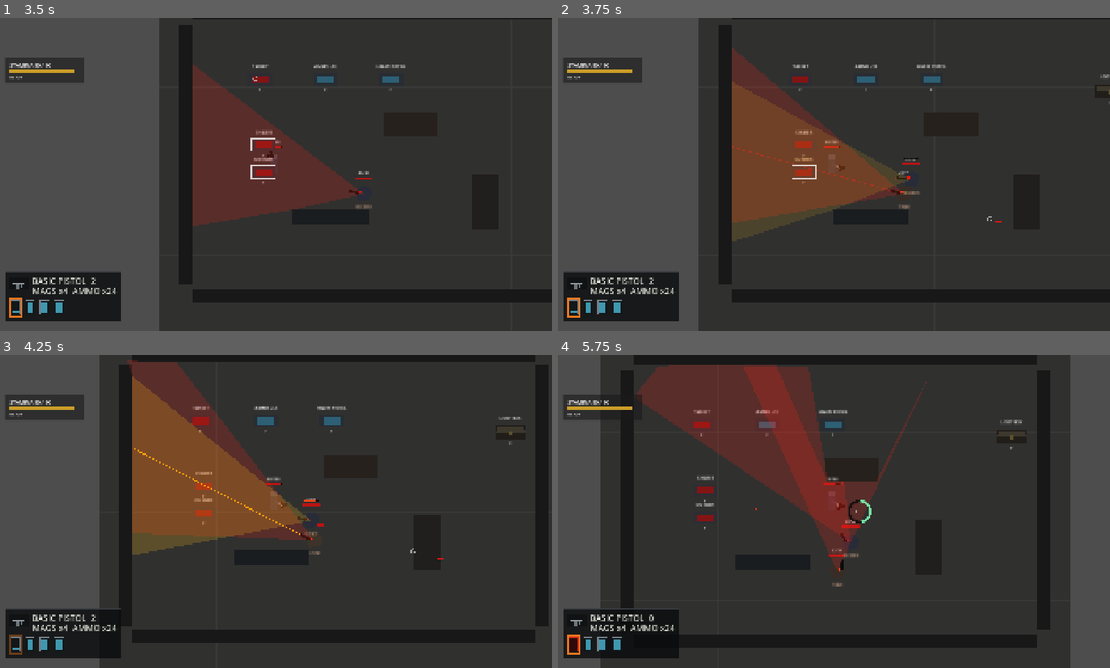
Above: before the commit, frames 1-4 (two rows, left to right).
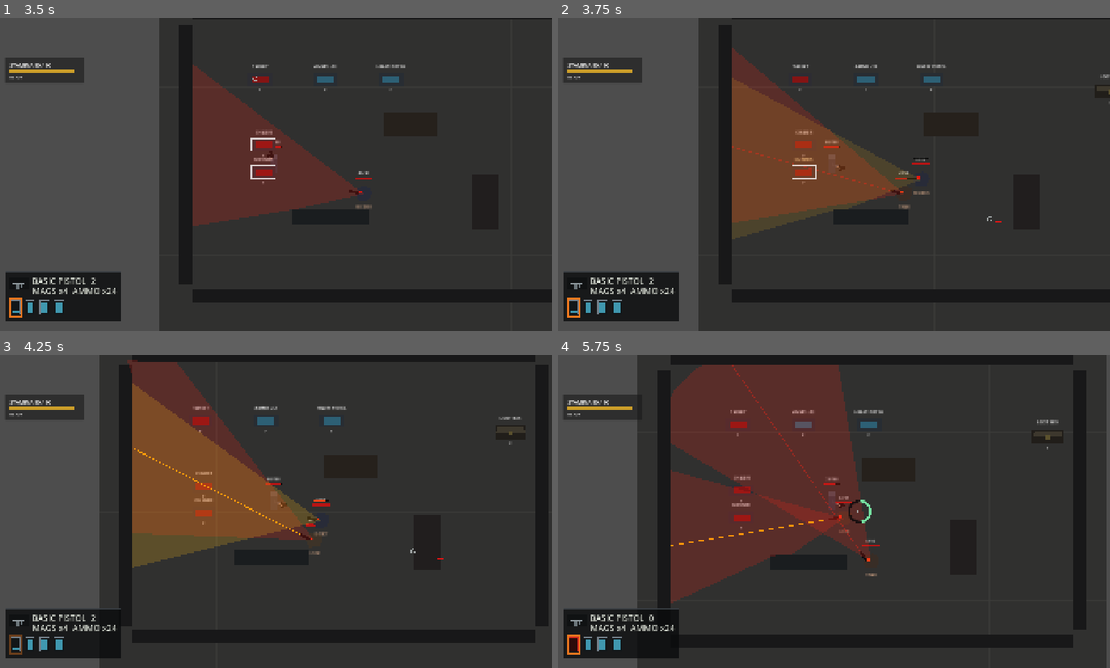
Above: after the commit, the same moments.

Repository: YuiTatsuki1011/projekt-black
Game: Godot game, scene res://scenes/levels/top_down_test_level.tscn
Two runs of this game, one before a commit and one after it. Both use one fixed random seed, a clock stepped at 60 frames per second and the inputs below.
Inputs (mouse positions are in pixels of both pictures, inside the frame that each line leads up to):
- Up to frame 1 (3.5 s): tap Enter at 0.5 s; move the mouse to (397, 158) at 0.52 s; hold D (move_right) 0.53-1.25 s; tap F (interact) at 0.6, 2.3 s; click (397, 158) at 0.67 s; tap W (move_up) at 0.77 s; drag from (160, 190) to (276, 174) at 1.27 s; move the mouse to (331, 105) at 2.02 s; hold A (move_left) 2.03-2.75 s; tap Shift (dodge) at 2.1 s; drag from (248, 237) to (253, 77) at 2.77 s
- Up to frame 2 (3.75 s): tap Space at 3.5 s; move the mouse to (999, 221) at 3.52 s; hold D (move_right) from 3.53 s (still down); tap F (interact) at 3.6 s
- Up to frame 3 (4.25 s): keep holding D (move_right); tap W (move_up) at 3.77 s
- Up to frame 4 (5.75 s): release D (move_right) at 4.25 s; drag from (662, 464) to (822, 420) at 4.27 s; move the mouse to (861, 511) at 5.02 s; hold D (move_right) from 5.03 s (still down); tap F (interact) at 5.1 s; click (861, 511) at 5.17 s

Frame 1 is identical in both runs. In frame 2, 0.5% of the frame differs, in the area x 31-68%, y 36-72%; in frame 3, 1.3%; in frame 4, 27%, in the area x 7-100%, y 0-100%.

Commit message:
Add enemy group pursuit positioning

Diff:
--- a/scripts/enemies/top_down_chaser_enemy.gd
+++ b/scripts/enemies/top_down_chaser_enemy.gd
@@ -58,6 +58,10 @@
 @export var corner_clearing_sweep_speed: float = 5.5
 @export var search_probe_radius: float = 88.0
 @export var search_probe_investigation_time: float = 0.8
+@export var group_tactics_enabled: bool = true
+@export var group_tactic_range: float = 300.0
+@export var flank_offset_distance: float = 84.0
+@export var rear_pressure_offset_distance: float = 116.0
 @export var debug_vision_visible: bool = true
 @export var debug_vision_focus_distance: float = 380.0
 @export var debug_vision_segments: int = 24
@@ -187,7 +191,8 @@
 	if _is_investigating_last_seen and _attack_state == AttackState.CHASE:
 		return
 
-	var to_target := _last_seen_target_position - global_position
+	var pursuit_position := _get_group_pursuit_position(_last_seen_target_position)
+	var to_target := pursuit_position - global_position
 	var target_distance := to_target.length()
 	var target_direction := to_target / target_distance if target_distance > 0.01 else _attack_direction
 	_apply_separation_velocity(target_distance, target_direction)
@@ -195,9 +200,9 @@
 	match _attack_state:
 		AttackState.CHASE:
 			if target_distance > desired_target_separation:
-				var move_direction := _get_navigation_direction_to(_last_seen_target_position, target_direction)
+				var move_direction := _get_navigation_direction_to(pursuit_position, target_direction)
 				velocity += move_direction * move_speed
-				if _has_line_of_sight_to_position(_last_seen_target_position):
+				if _has_line_of_sight_to_position(pursuit_position):
 					_set_facing(to_target)
 				else:
 					_turn_facing_toward(_get_corner_clearing_direction(move_direction, target_direction, delta), delta)
@@ -275,6 +280,60 @@
 		return fallback_direction
 
 	return to_next.normalized()
+
+
+func _get_group_pursuit_position(base_position: Vector2) -> Vector2:
+	var role_index := _get_group_tactic_role_index()
+	if role_index < 0:
+		return base_position
+
+	var approach_direction := (base_position - global_position).normalized()
+	if approach_direction.length_squared() <= 0.01:
+		approach_direction = _facing_direction.normalized()
+	if approach_direction.length_squared() <= 0.01:
+		return base_position
+
+	var side_direction := Vector2(-approach_direction.y, approach_direction.x)
+	match role_index:
+		1:
+			return base_position + side_direction * flank_offset_distance
+		2:
+			return base_position - side_direction * flank_offset_distance
+		3:
+			return base_position + approach_direction * rear_pressure_offset_distance
+
+	return base_position
+
+
+func _get_group_tactic_role_index() -> int:
+	if not group_tactics_enabled or not _has_last_seen_target:
+		return -1
+
+	var active_count := 0
+	var lower_id_count := 0
+	var self_id := get_instance_id()
+	for enemy in get_tree().get_nodes_in_group(TOP_DOWN_ENEMY_GROUP):
+		if enemy == null or not is_instance_valid(enemy):
+			continue
+		if not enemy is Node2D:
+			continue
+
+		var enemy_2d := enemy as Node2D
+		if global_position.distance_squared_to(enemy_2d.global_position) > group_tactic_range * group_tactic_range:
+			continue
+		if not enemy.has_method("has_active_player_sighting"):
+			continue
+		if not bool(enemy.call("has_active_player_sighting")):
+			continue
+
+		active_count += 1
+		if enemy.get_instance_id() < self_id:
+			lower_id_count += 1
+
+	if active_count <= 1:
+		return -1
+
+	return lower_id_count % 4
 
 
 func _apply_separation_velocity(target_distance: float, target_direction: Vector2) -> void:
--- a/scripts/enemies/top_down_ranged_enemy.gd
+++ b/scripts/enemies/top_down_ranged_enemy.gd
@@ -62,6 +62,10 @@
 @export var corner_clearing_sweep_speed: float = 4.8
 @export var search_probe_radius: float = 96.0
 @export var search_probe_investigation_time: float = 0.9
+@export var group_tactics_enabled: bool = true
+@export var group_tactic_range: float = 320.0
+@export var flank_offset_distance: float = 96.0
+@export var rear_pressure_offset_distance: float = 128.0
 @export var debug_vision_visible: bool = true
 @export var debug_vision_focus_distance: float = 440.0
 @export var debug_vision_segments: int = 24
@@ -192,7 +196,8 @@
 
 	var visible_target := _is_target_visible()
 	var target_position := _target.global_position if visible_target else _last_seen_target_position
-	var to_target := target_position - global_position
+	var movement_position := _get_group_pursuit_position(target_position)
+	var to_target := movement_position - global_position
 	var target_distance := to_target.length()
 	if target_distance <= 0.01:
 		return
@@ -201,11 +206,11 @@
 	if visible_target and target_distance < retreat_range:
 		velocity -= target_direction * move_speed
 	elif visible_target and target_distance > preferred_range:
-		velocity += _get_navigation_direction_to(target_position, target_direction) * move_speed
+		velocity += _get_navigation_direction_to(movement_position, target_direction) * move_speed
 	elif not visible_target and target_distance > 24.0:
-		var move_direction := _get_navigation_direction_to(target_position, target_direction)
+		var move_direction := _get_navigation_direction_to(movement_position, target_direction)
 		velocity += move_direction * move_speed
-		if _has_line_of_sight_to_position(target_position):
+		if _has_line_of_sight_to_position(movement_position):
 			_set_aim_direction(target_direction)
 		else:
 			_turn_aim_toward(_get_corner_clearing_direction(move_direction, target_direction, delta), delta)
@@ -280,6 +285,60 @@
 		return fallback_direction
 
 	return to_next.normalized()
+
+
+func _get_group_pursuit_position(base_position: Vector2) -> Vector2:
+	var role_index := _get_group_tactic_role_index()
+	if role_index < 0:
+		return base_position
+
+	var approach_direction := (base_position - global_position).normalized()
+	if approach_direction.length_squared() <= 0.01:
+		approach_direction = _facing_direction.normalized()
+	if approach_direction.length_squared() <= 0.01:
+		return base_position
+
+	var side_direction := Vector2(-approach_direction.y, approach_direction.x)
+	match role_index:
+		1:
+			return base_position + side_direction * flank_offset_distance
+		2:
+			return base_position - side_direction * flank_offset_distance
+		3:
+			return base_position + approach_direction * rear_pressure_offset_distance
+
+	return base_position
+
+
+func _get_group_tactic_role_index() -> int:
+	if not group_tactics_enabled or not _has_last_seen_target:
+		return -1
+
+	var active_count := 0
+	var lower_id_count := 0
+	var self_id := get_instance_id()
+	for enemy in get_tree().get_nodes_in_group(TOP_DOWN_ENEMY_GROUP):
+		if enemy == null or not is_instance_valid(enemy):
+			continue
+		if not enemy is Node2D:
+			continue
+
+		var enemy_2d := enemy as Node2D
+		if global_position.distance_squared_to(enemy_2d.global_position) > group_tactic_range * group_tactic_range:
+			continue
+		if not enemy.has_method("has_active_player_sighting"):
+			continue
+		if not bool(enemy.call("has_active_player_sighting")):
+			continue
+
+		active_count += 1
+		if enemy.get_instance_id() < self_id:
+			lower_id_count += 1
+
+	if active_count <= 1:
+		return -1
+
+	return lower_id_count % 4
 
 
 func _update_shoot_state(delta: float) -> void:
--- a/scripts/interaction/spawn_button.gd
+++ b/scripts/interaction/spawn_button.gd
@@ -8,6 +8,10 @@
 @export var spawn_parent_path: NodePath = NodePath("../Enemies")
 @export var target_path: NodePath = NodePath("../Player")
 @export var spawn_offset: Vector2 = Vector2(300.0, 18.0)
+@export var spawn_separation_radius: float = 28.0
+@export var spawn_search_step: float = 24.0
+@export var spawn_search_rings: int = 4
+@export_flags_2d_physics var spawn_blocker_mask: int = 11
 
 @onready var spawn_marker: Marker2D = get_node_or_null("SpawnMarker") as Marker2D
 @onready var label: Label = $Label
@@ -33,7 +37,7 @@
 
 	if spawned_node is Node2D:
 		var spawned_2d := spawned_node as Node2D
-		spawned_2d.global_position = _get_spawn_position()
+		spawned_2d.global_position = _find_safe_spawn_position(_get_spawn_position(), spawned_node)
 
 	var target := get_node_or_null(target_path) as Node2D
 	if target != null and spawned_node.has_method("set_target"):
@@ -49,6 +53,59 @@
 	return global_position + spawn_offset
 
 
+func _find_safe_spawn_position(base_position: Vector2, spawned_node: Node) -> Vector2:
+	var best_position := base_position
+	var best_blocker_count := _get_spawn_blocker_count(base_position, spawned_node)
+	if best_blocker_count <= 0:
+		return base_position
+
+	for ring in range(1, spawn_search_rings + 1):
+		var ring_radius := spawn_search_step * float(ring)
+		var candidate_count := maxi(8, ring * 8)
+		for candidate_index in range(candidate_count):
+			var angle := TAU * float(candidate_index) / float(candidate_count)
+			var candidate_position := base_position + Vector2.RIGHT.rotated(angle) * ring_radius
+			var blocker_count := _get_spawn_blocker_count(candidate_position, spawned_node)
+			if blocker_count <= 0:
+				return candidate_position
+			if blocker_count < best_blocker_count:
+				best_blocker_count = blocker_count
+				best_position = candidate_position
+
+	return best_position
+
+
+func _get_spawn_blocker_count(spawn_position: Vector2, spawned_node: Node) -> int:
+	if spawn_separation_radius <= 0.0:
+		return 0
+
+	var shape := CircleShape2D.new()
+	shape.radius = spawn_separation_radius
+
+	var query := PhysicsShapeQueryParameters2D.new()
+	query.shape = shape
+	query.transform = Transform2D(0.0, spawn_position)
+	query.collision_mask = spawn_blocker_mask
+	query.collide_with_areas = false
+	query.collide_with_bodies = true
+	if spawned_node is CollisionObject2D:
+		query.exclude = [(spawned_node as CollisionObject2D).get_rid()]
+
+	var blocker_count := get_world_2d().direct_space_state.intersect_shape(query, 8).size()
+	var spawn_parent := spawned_node.get_parent()
+	if spawn_parent != null:
+		var separation_distance_squared := spawn_separation_radius * spawn_separation_radius
+		for child in spawn_parent.get_children():
+			if child == spawned_node or not child is Node2D:
+				continue
+
+			var child_2d := child as Node2D
+			if spawn_position.distance_squared_to(child_2d.global_position) <= separation_distance_squared:
+				blocker_count += 1
+
+	return blocker_count
+
+
 func _flash_label() -> void:
 	label.modulate = Color(1.0, 0.88, 0.35, 1.0)
 	var tween := create_tween()
